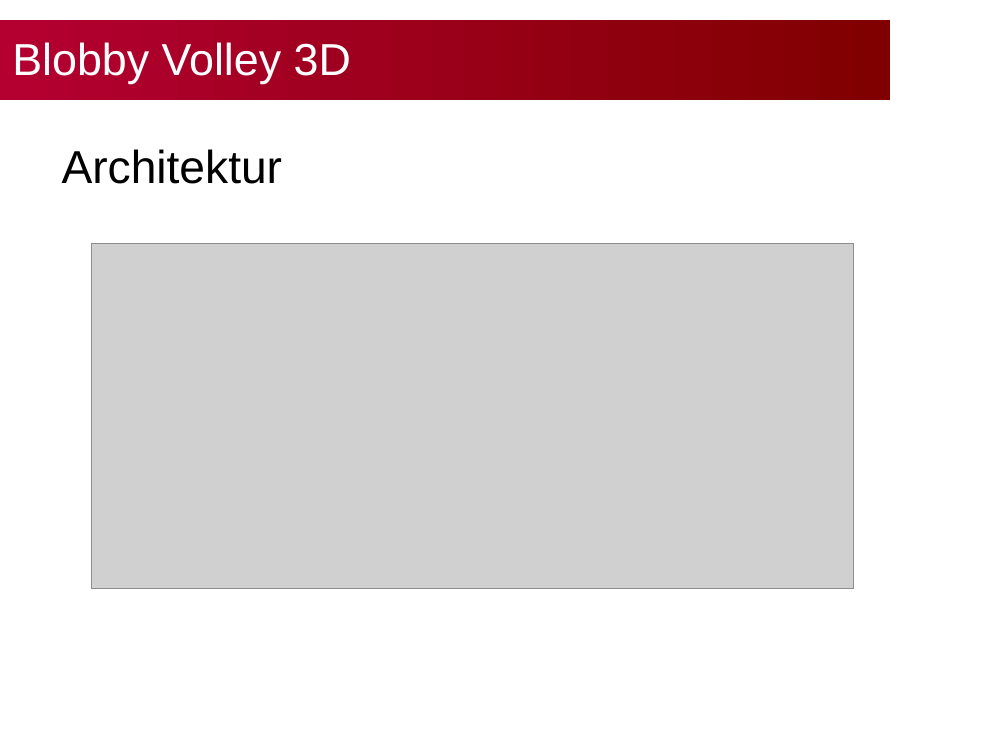
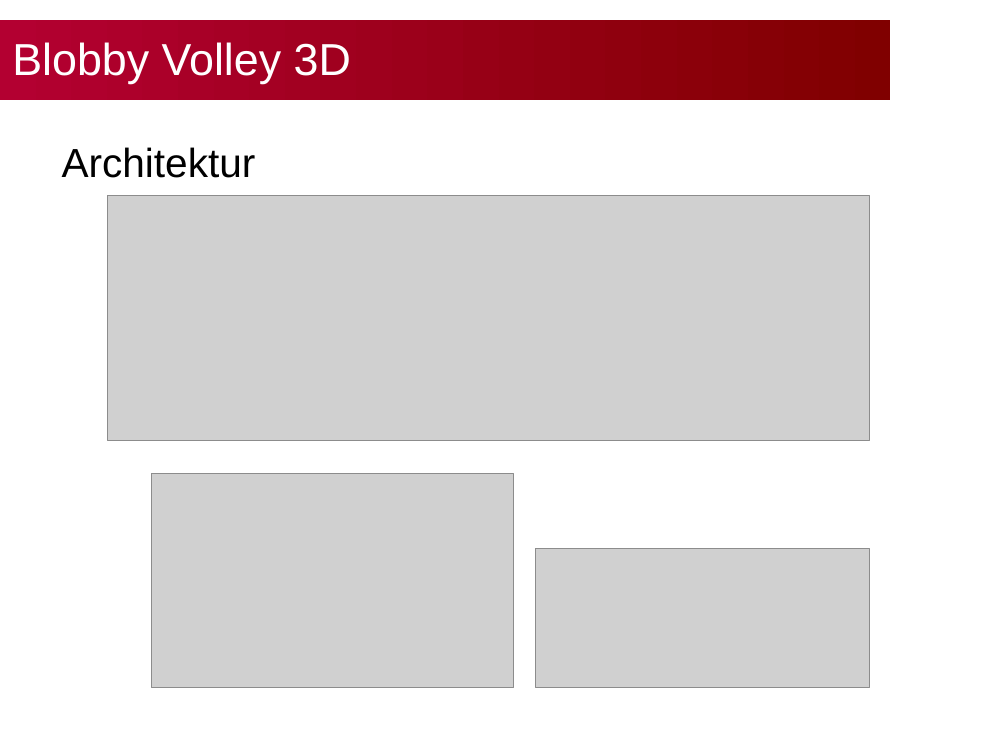
Before and after one commit to bwasty/blobby-volley-3d, a slide deck: slide 7 of Präsentationen/Slides-Abschlusspräsentation.ppt. Drawn at 1008x756 pixels with LibreOffice and Linux fonts; fonts in the diff are those of the drawing; grey boxes stand for pictures; background and template pictures are left out. Boxes give left, top, right and bottom in pixels: in the first picture for what was removed or moved away, otherwise in the second. Text is boxed around its words. In the diff, an @@ line names an element or a change of style, - is before the commit and + after.

```diff
--- a/Präsentationen/Slides-Abschlusspräsentation.ppt
+++ b/Präsentationen/Slides-Abschlusspräsentation.ppt
@@ text "Architektur" at box(62, 147, 256, 178): size 33 to 29 pt @@
@@ picture: place and size @@
-picture at box(91, 243, 853, 589)
+picture at box(107, 196, 869, 440)
@@ picture added at box(151, 474, 514, 687) @@
@@ picture added at box(536, 548, 870, 687) @@
```
Also in this commit, not shown: 1 other slide changed, 1 other file.
